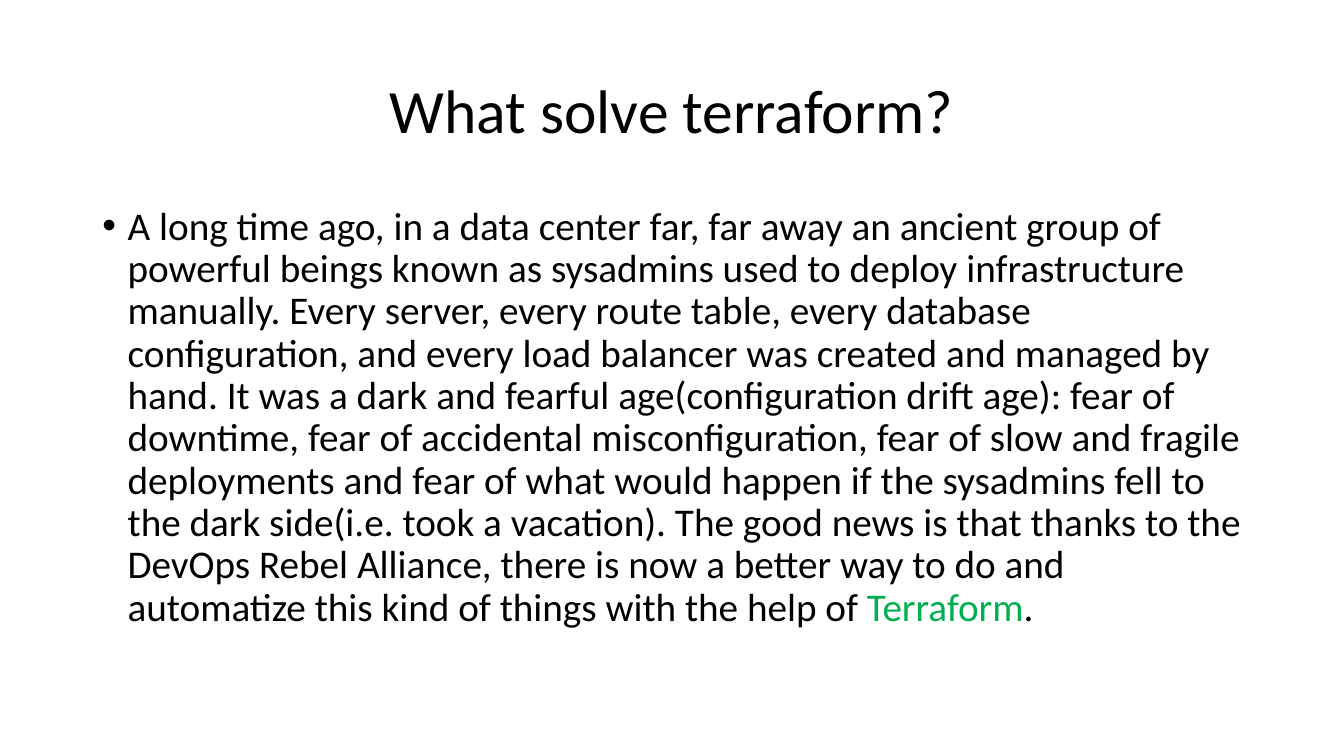
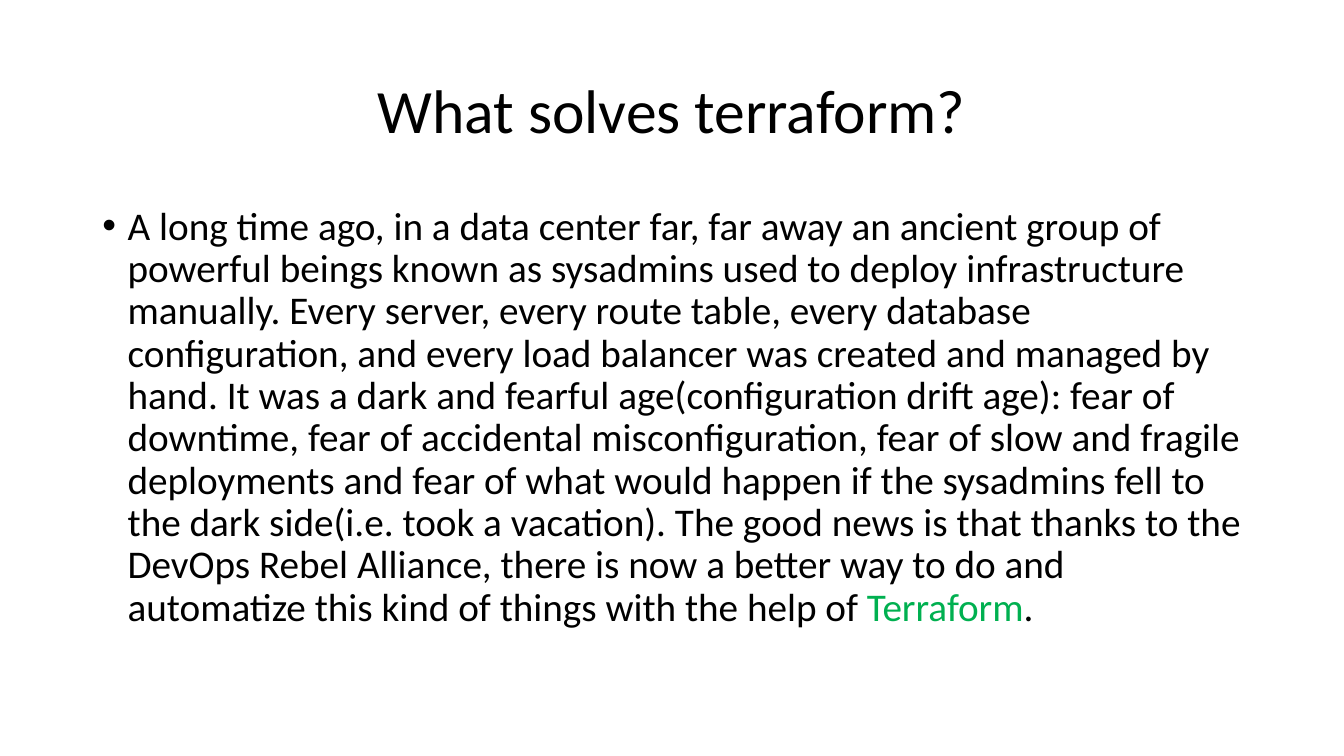
Before and after one commit to JlccX/terraform-training, a slide deck: slide 2 of Terraform.pptx. Drawn at 1344x756 pixels with LibreOffice and Linux fonts; fonts in the diff are those of the drawing. Boxes give left, top, right and bottom in pixels: in the first picture for what was removed or moved away, otherwise in the second. Text is boxed around its words. In the diff, an @@ line names an element or a change of style, - is before the commit and + after.

```diff
--- a/Terraform.pptx
+++ b/Terraform.pptx
@@ title at (x1=378, y1=90, x2=966, y2=134): text changed @@
-What solve terraform?
+What solves terraform?
```
Also in this commit, not shown: 1 slide added, 1 slide removed, 20 other files.
